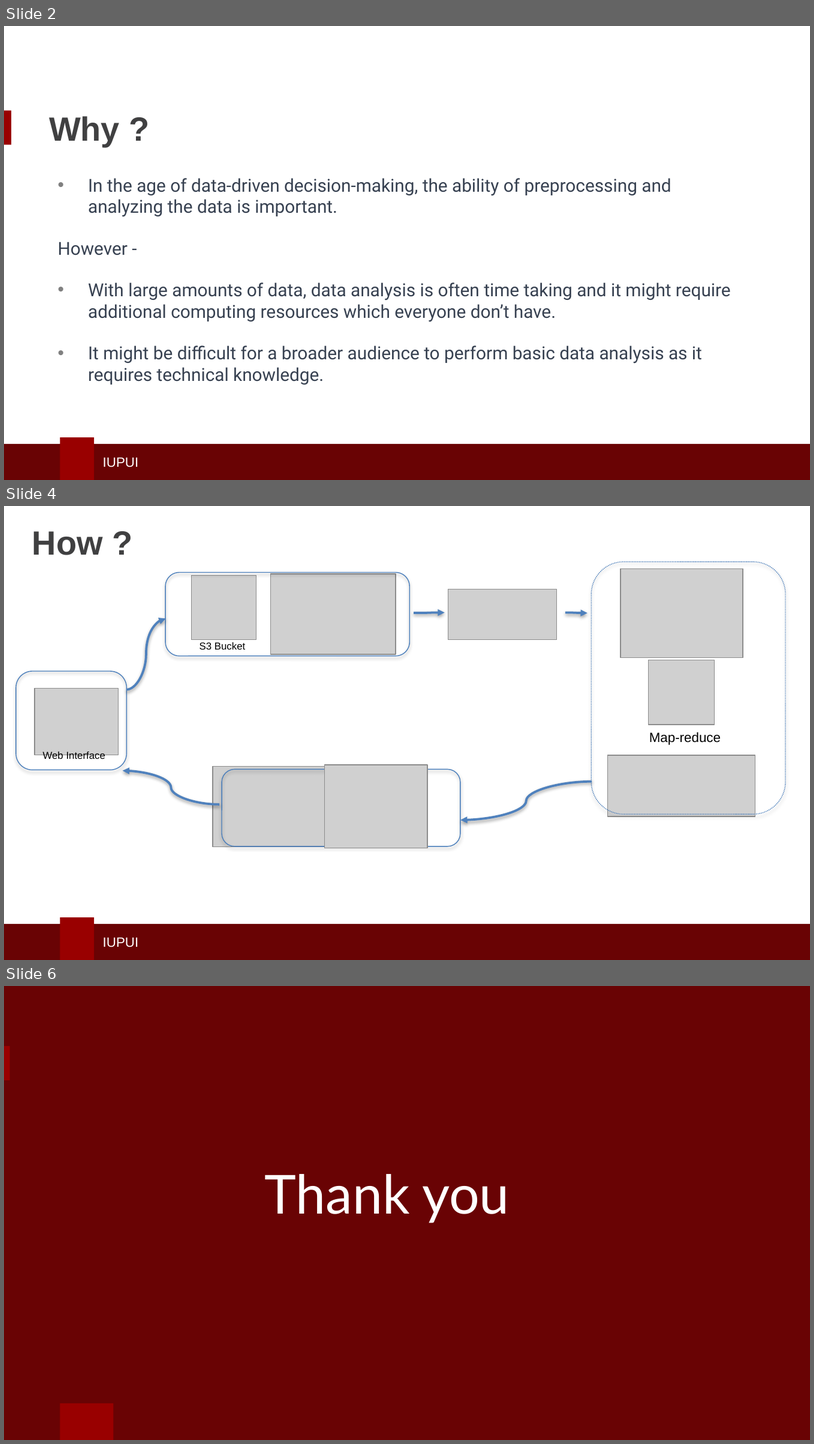
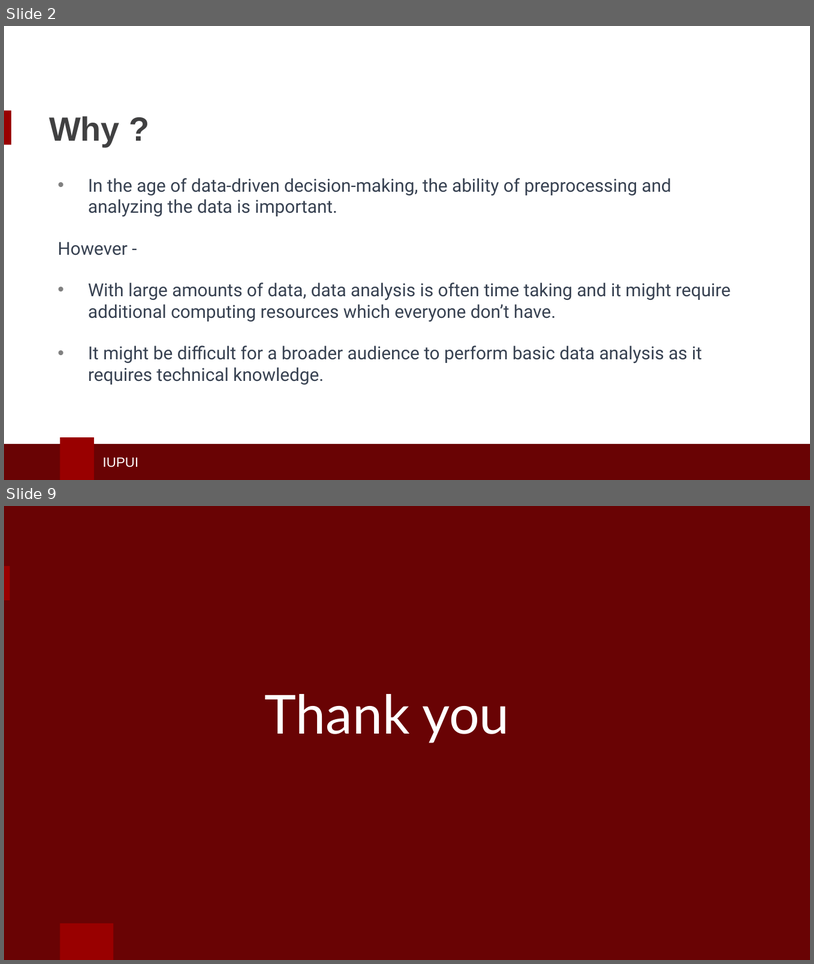
Before and after one commit to HymavathiG2712/Cloud-Based-Generalized-Data-Analysis-Platform, a slide deck: docs/cc_project_premilinary.pptx. Shown one above the other, each under a label of ours: slides 2, 4 and 6 before the commit, slides 2 and 9 after it; the slides between them are not shown. The pictures are 814x1444 and 814x964 pixels, drawn with LibreOffice and Linux fonts; fonts in the diff are those of the drawing; grey boxes stand for pictures; background and template pictures are left out. Boxes give left, top, right and bottom in pixels: in the first picture for what was removed or moved away, otherwise in the second. Text is boxed around its words. In the diff, an @@ line names an element or a change of style, - is before the commit and + after.

```diff
--- a/docs/cc_project_premilinary.pptx
+++ b/docs/cc_project_premilinary.pptx
@@ slide 4 removed at <box>4,506,810,960</box>, background #FFFFFF; not listed: 3 template elements that a slide beside it also shows @@
@@ text removed at <box>32,531,103,555</box> @@
-How ?
@@ rounded rectangle removed at <box>165,572,410,656</box> @@
@@ picture removed at <box>192,576,257,640</box> @@
@@ picture removed at <box>271,574,396,654</box> @@
@@ rounded rectangle removed at <box>592,562,786,814</box> @@
@@ picture removed at <box>621,569,743,658</box> @@
@@ picture removed at <box>449,589,557,639</box> @@
@@ curved arrow removed from (414, 613) to (445, 612) @@
@@ curved arrow removed from (565, 612) to (588, 613) @@
@@ curved arrow removed from (126, 690) to (166, 619) @@
@@ text removed at <box>200,642,245,649</box> @@
-S3 Bucket
@@ picture removed at <box>649,660,715,724</box> @@
@@ rounded rectangle removed at <box>16,672,126,769</box> @@
@@ picture removed at <box>35,688,119,755</box> @@
@@ text removed at <box>650,732,721,745</box> @@
-Map-reduce
@@ text removed at <box>43,751,105,761</box> @@
-Web Interface
@@ picture removed at <box>608,755,756,816</box> @@
@@ curved arrow removed from (219, 804) to (123, 771) @@
@@ picture removed at <box>213,766,338,847</box> @@
@@ rounded rectangle removed at <box>222,769,461,846</box> @@
@@ picture removed at <box>325,765,428,848</box> @@
@@ curved arrow removed from (592, 781) to (461, 820) @@
@@ what was slide 6 is now slide 9 @@
```
Also in this commit, not shown: 1 slide changed, 5 slides added, 1 other slide removed.
